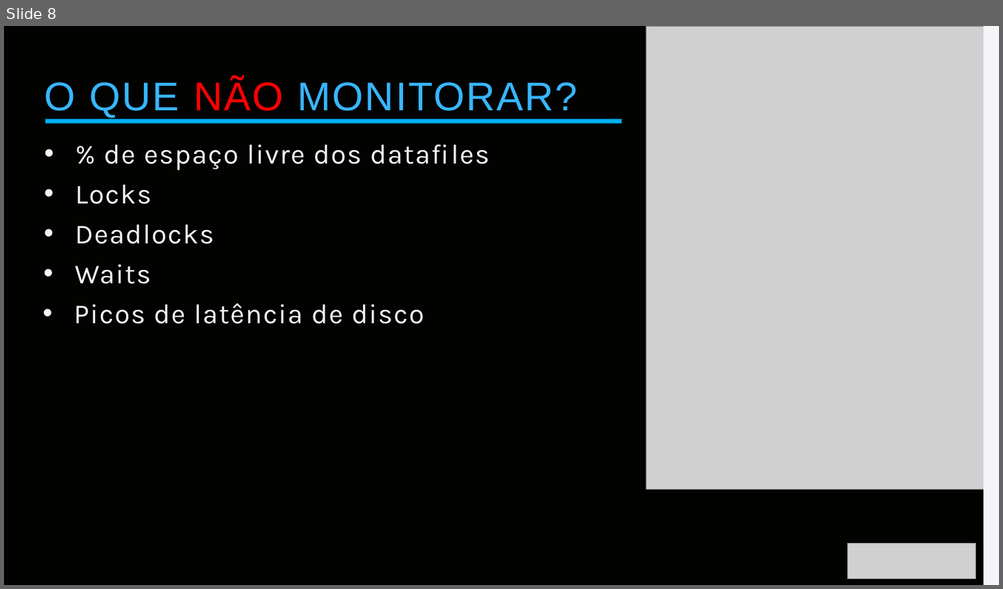
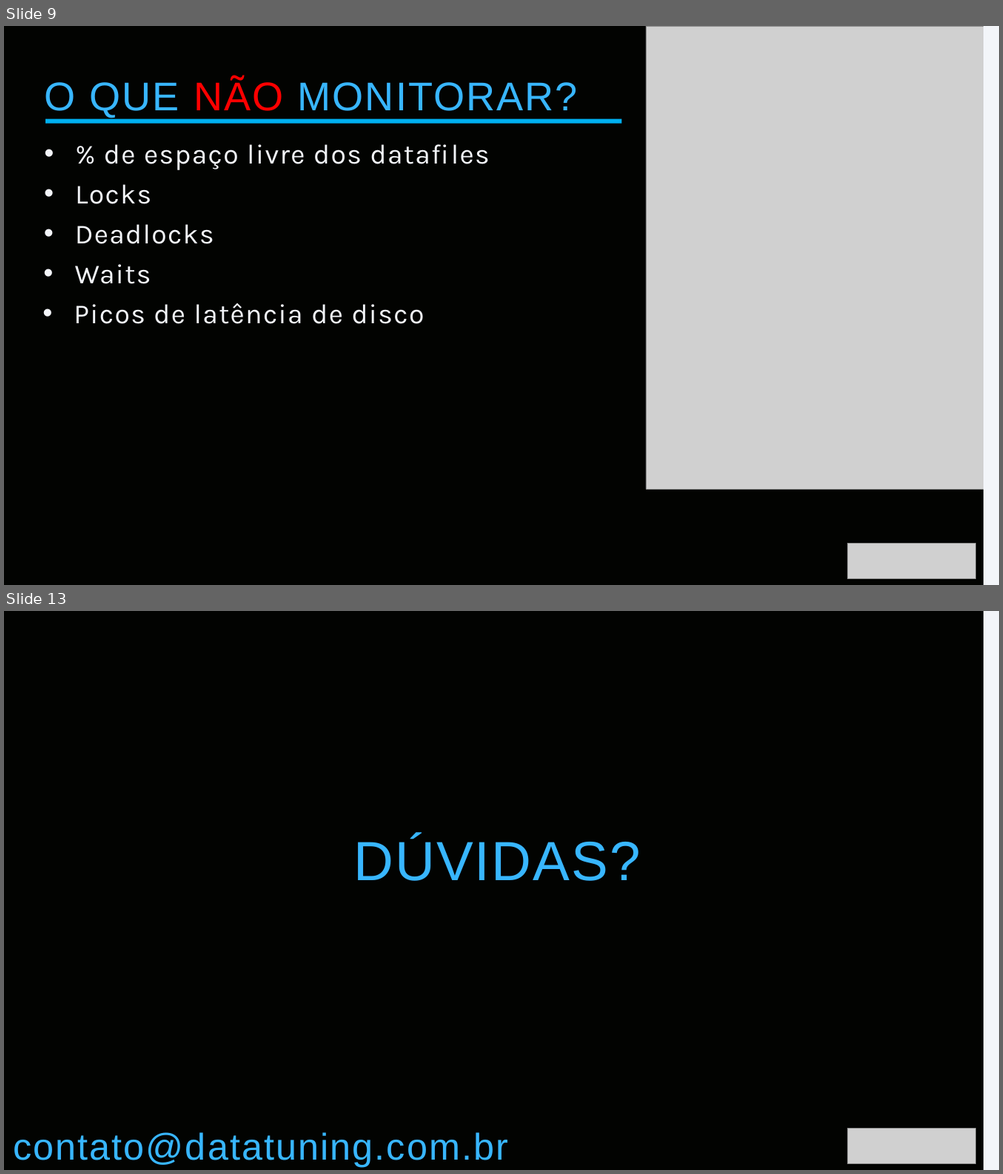
Before and after one commit to datatuning/meetup17_MonitoriaSQLServer, a slide deck: Meetup17_MonitoriaSQLServer.pptx. Shown one above the other, each under a label of ours: slide 8 before the commit, slides 9 and 13 after it; the slides between them are not shown. The pictures are 1003x589 and 1003x1174 pixels, drawn with LibreOffice and Linux fonts; fonts in the diff are those of the drawing; grey boxes stand for pictures. Boxes give left, top, right and bottom in pixels: in the first picture for what was removed or moved away, otherwise in the second. Text is boxed around its words. In the diff, an @@ line names an element or a change of style, - is before the commit and + after.

```diff
--- a/Meetup17_MonitoriaSQLServer.pptx
+++ b/Meetup17_MonitoriaSQLServer.pptx
@@ slide 13 added at [4,611,999,1170], background #020301 @@
@@ rectangle added at [983,611,999,1170], fill #F3F5F9 @@
@@ text added at [353,837,640,881], 80 pt, text #38B6FF @@
+DÚVIDAS?
@@ text added at [13,1133,508,1167], 54 pt, text #38B6FF @@
+contato@datatuning.com.br
@@ picture added at [847,1129,975,1164] @@
@@ what was slide 8 is now slide 9 @@
```
Also in this commit, not shown: 1 slide changed, 4 other slides added, 4 slides removed.
